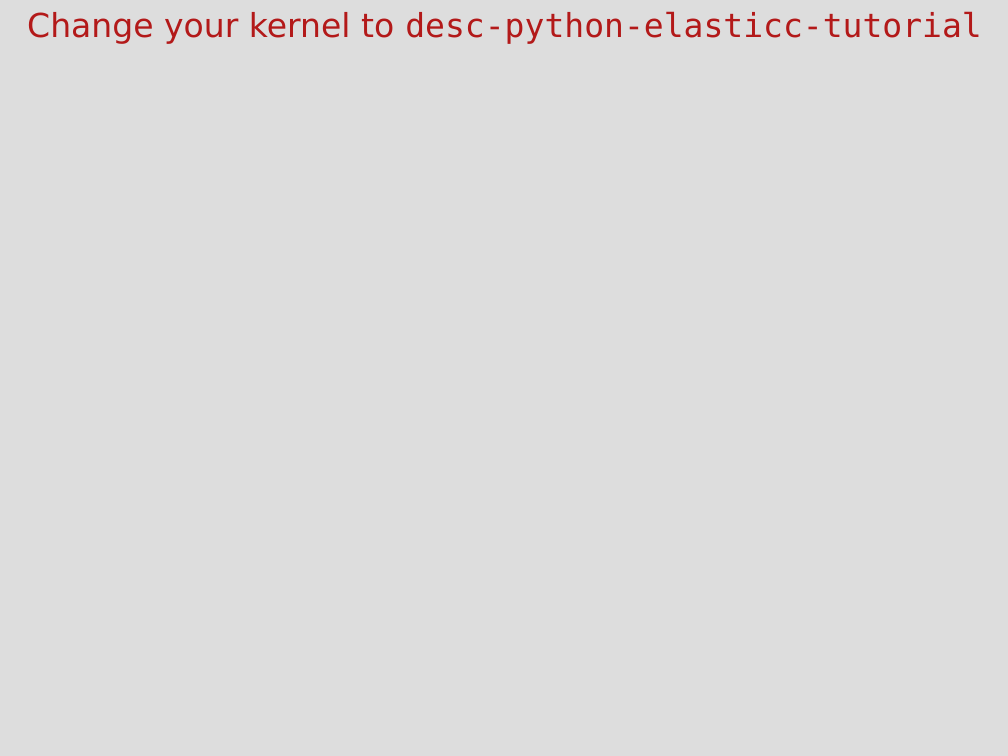
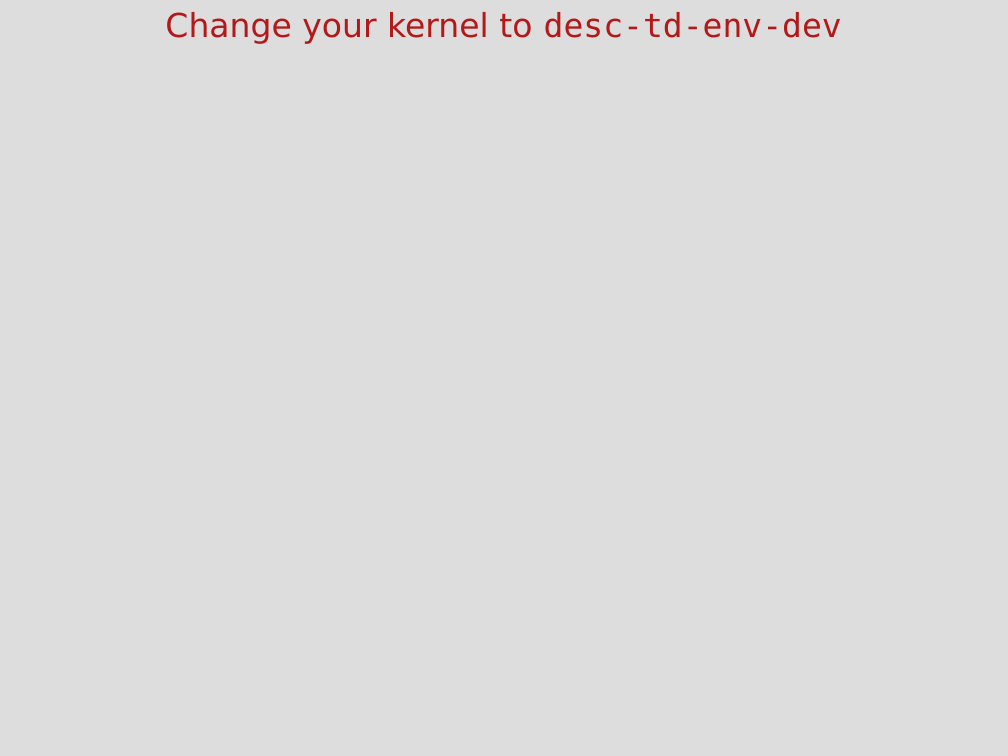
Before and after one commit to LSSTDESC/elasticc, a slide deck: slide 16 of jupyter/sprint_week_2024oct/elasticc_sprintweek_2024-10.odp. Drawn at 1008x756 pixels with LibreOffice and Linux fonts; fonts in the diff are those of the drawing; background and template pictures are left out. Boxes give left, top, right and bottom in pixels: in the first picture for what was removed or moved away, otherwise in the second. Text is boxed around its words. In the diff, an @@ line names an element or a change of style, - is before the commit and + after.

Commit message:
Update slides for desc-td-env-dev having polars

```diff
--- a/jupyter/sprint_week_2024oct/elasticc_sprintweek_2024-10.odp
+++ b/jupyter/sprint_week_2024oct/elasticc_sprintweek_2024-10.odp
@@ text at (x1=165, y1=12, x2=842, y2=44): text changed; font DejaVu Sans Mono to DejaVu Sans @@
-Change your kernel to desc-python-elasticc-tutorial
+Change your kernel to desc-td-env-dev
```
Also in this commit, not shown: 4 other slides changed, 1 other file.
